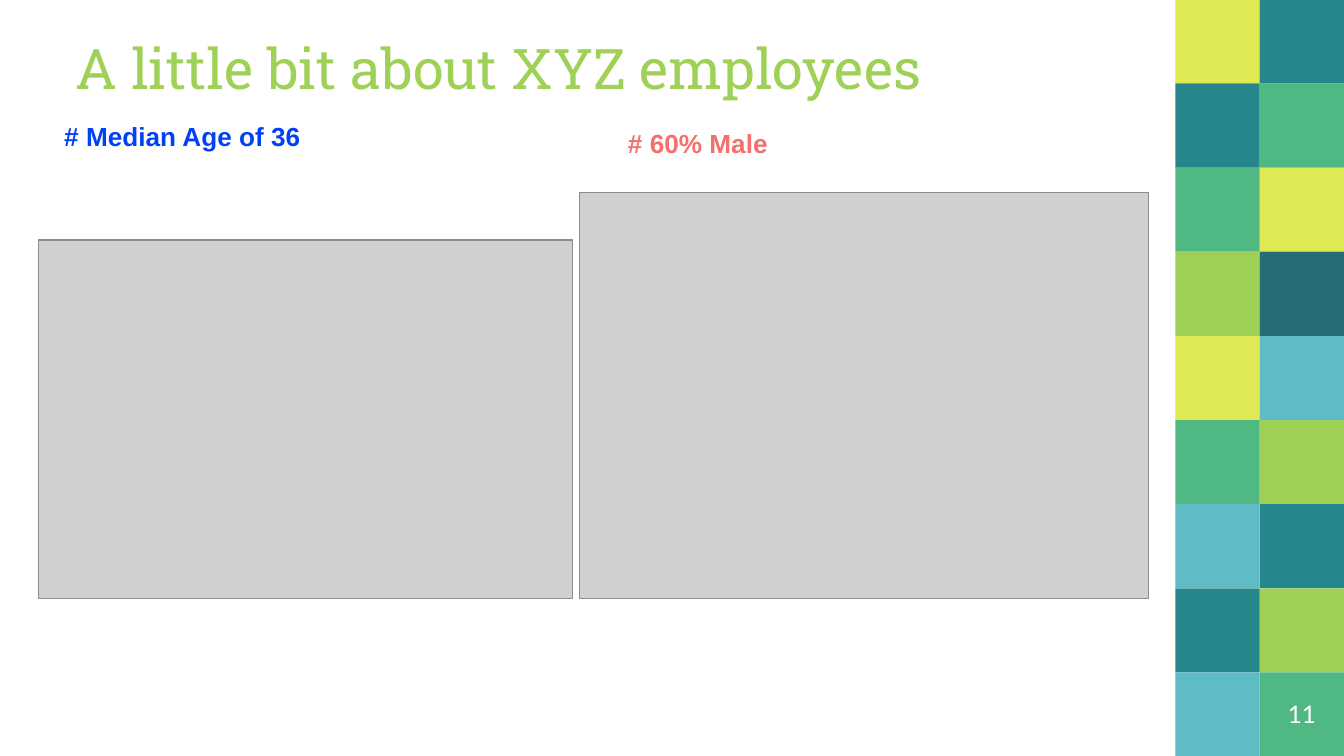
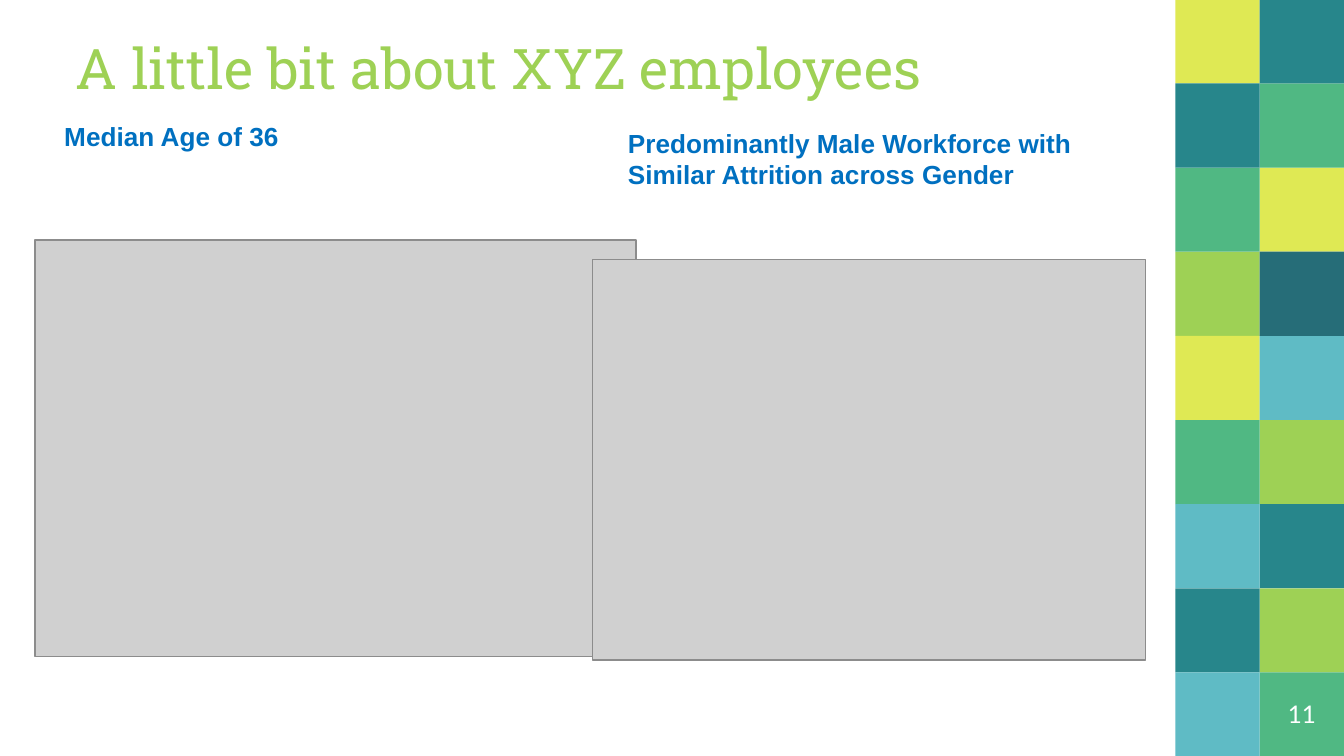
Before and after one commit to ccgraves/DDS-CaseStudy-2, a slide deck: slide 11 of Case_Study_Two.pptx. Drawn at 1344x756 pixels with LibreOffice and Linux fonts; fonts in the diff are those of the drawing; grey boxes stand for pictures. Boxes give left, top, right and bottom in pixels: in the first picture for what was removed or moved away, otherwise in the second. Text is boxed around its words. In the diff, an @@ line names an element or a change of style, - is before the commit and + after.

```diff
--- a/Case_Study_Two.pptx
+++ b/Case_Study_Two.pptx
@@ text at (64, 127, 278, 152): text changed; text colour #0041F5 to #0070C0 @@
-# Median Age of 36
+Median Age of 36
@@ text at (628, 134, 1071, 185): text changed; text colour #F3706C to #0070C0 @@
-# 60% Male
+Predominantly Male Workforce with Similar Attrition across Gender
@@ picture: place and size @@
-picture at (38, 241, 573, 599)
+picture at (35, 241, 636, 657)
@@ picture: place and size @@
-picture at (579, 192, 1148, 598)
+picture at (593, 259, 1145, 660)
```
Also in this commit, not shown: 2 other slides changed, 15 other files.
